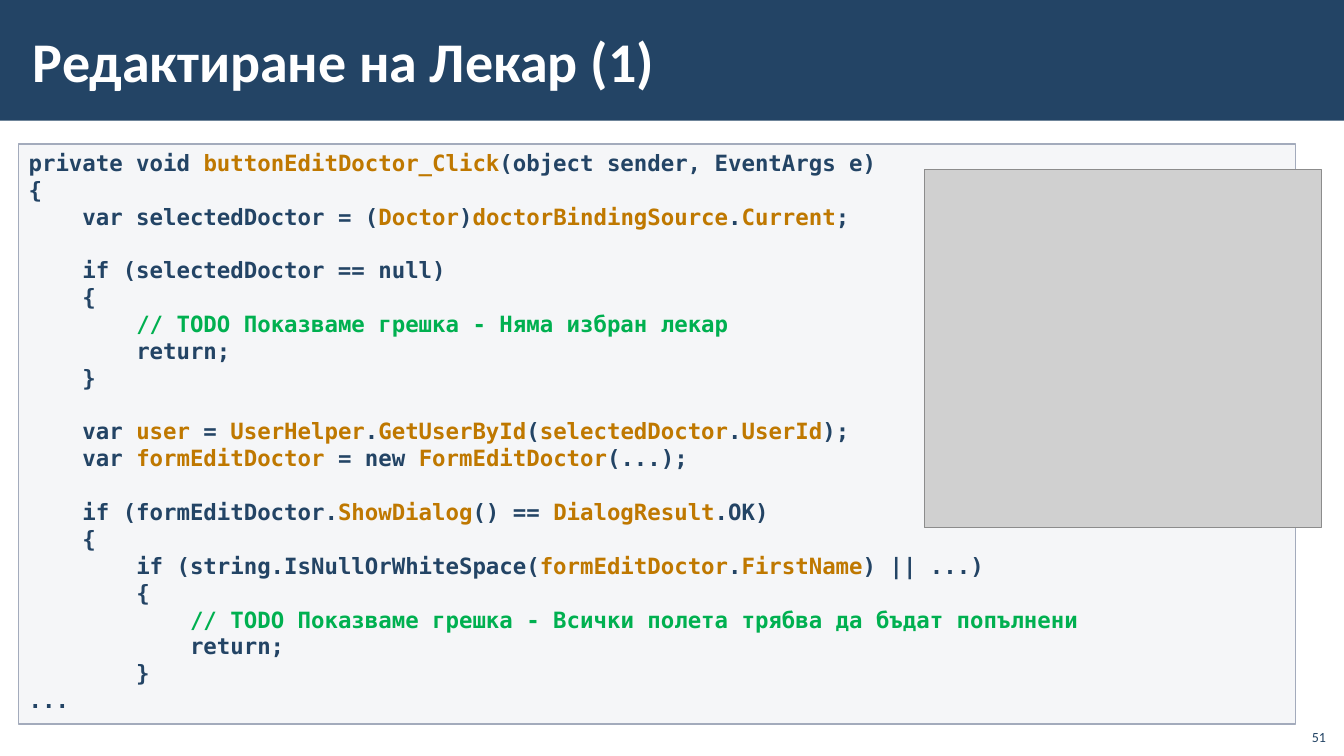
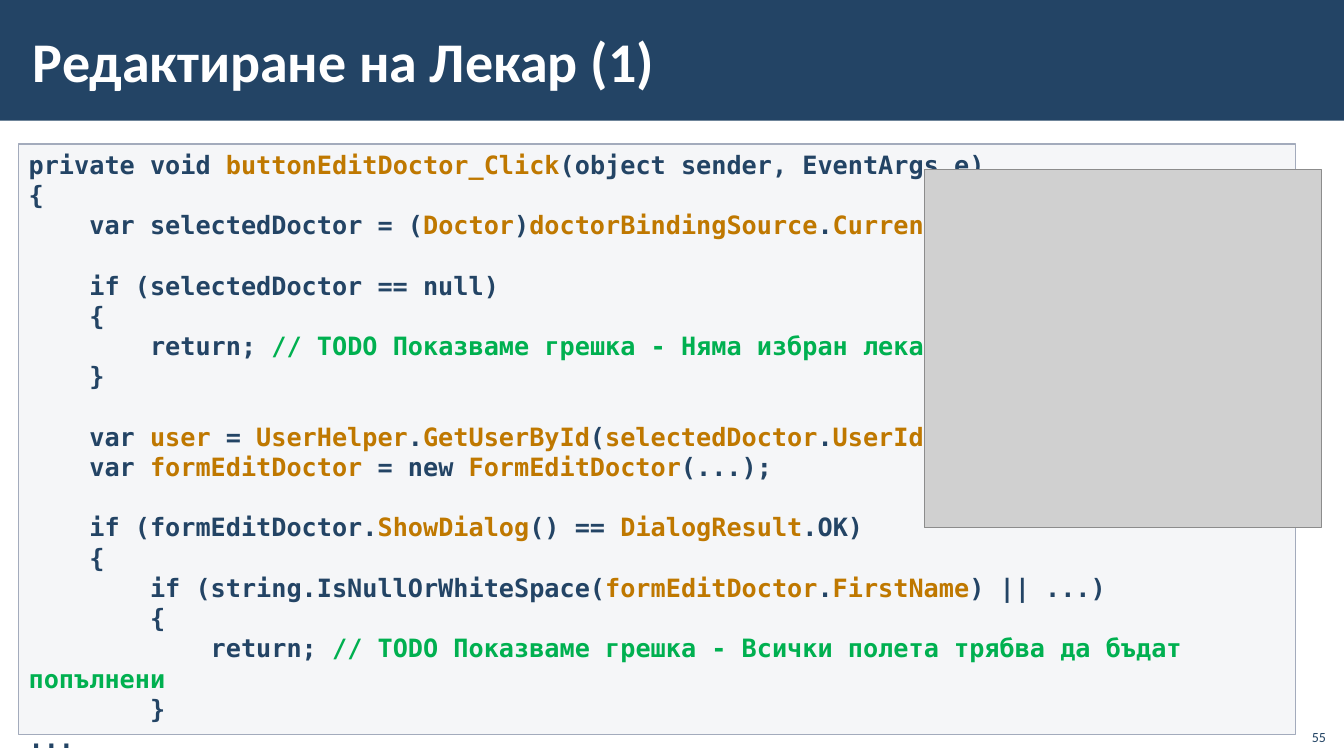
Before and after one commit to BG-IT-Edu/School-Programming, a slide deck: slide 55 of Courses/Software-Sciences/Module-4-Information-Systems-New/12-Implementation-of-Information-System/12-Implementation-of-Information-System-Third-Part.pptx (slide 51 before the commit). Drawn at 1344x756 pixels with LibreOffice and Linux fonts; fonts in the diff are those of the drawing; grey boxes stand for pictures; background and template pictures are left out. Boxes give left, top, right and bottom in pixels: in the first picture for what was removed or moved away, otherwise in the second. Text is boxed around its words. In the diff, an @@ line names an element or a change of style, - is before the commit and + after.

```diff
--- a/Courses/Software-Sciences/Module-4-Information-Systems-New/12-Implementation-of-Information-System/12-Implementation-of-Information-System-Third-Part.pptx
+++ b/Courses/Software-Sciences/Module-4-Information-Systems-New/12-Implementation-of-Information-System/12-Implementation-of-Information-System-Third-Part.pptx
@@ rectangle "private void buttonEditDoctor_Click(object sender, EventArgs ...": place and size @@
-rectangle "private void buttonEditDoctor_Click(object sender, EventArgs ..." at (19, 144, 1297, 725)
+rectangle "private void buttonEditDoctor_Click(object sender, EventArgs ..." at (19, 144, 1297, 735)
@@ text in rectangle at (29, 153, 985, 603): size 16 to 18 pt in "private void buttonEditDoctor_Click(object sender, EventArgs ...", "{", "var selectedDoctor = (Doctor)doctorBindingSource.Current;", "if (selectedDoctor == null)" and 10 more places @@
@@ text in rectangle at (150, 334, 939, 361): text changed; size 16 to 18 pt @@
-// TODO Показваме грешка - Няма избран лекар
-return;
+return; // TODO Показваме грешка - Няма избран лекар
@@ text in rectangle at (29, 637, 1182, 689): text changed; size 16 to 18 pt @@
-// TODO Показваме грешка - Всички полета трябва да бъдат попълнени
-return;
+return; // TODO Показваме грешка - Всички полета трябва да бъдат попълнени
@@ page number at (1312, 733, 1326, 742): text changed @@
-51
+55
```
Also in this commit, not shown: 39 other slides changed, 5 slides added.
